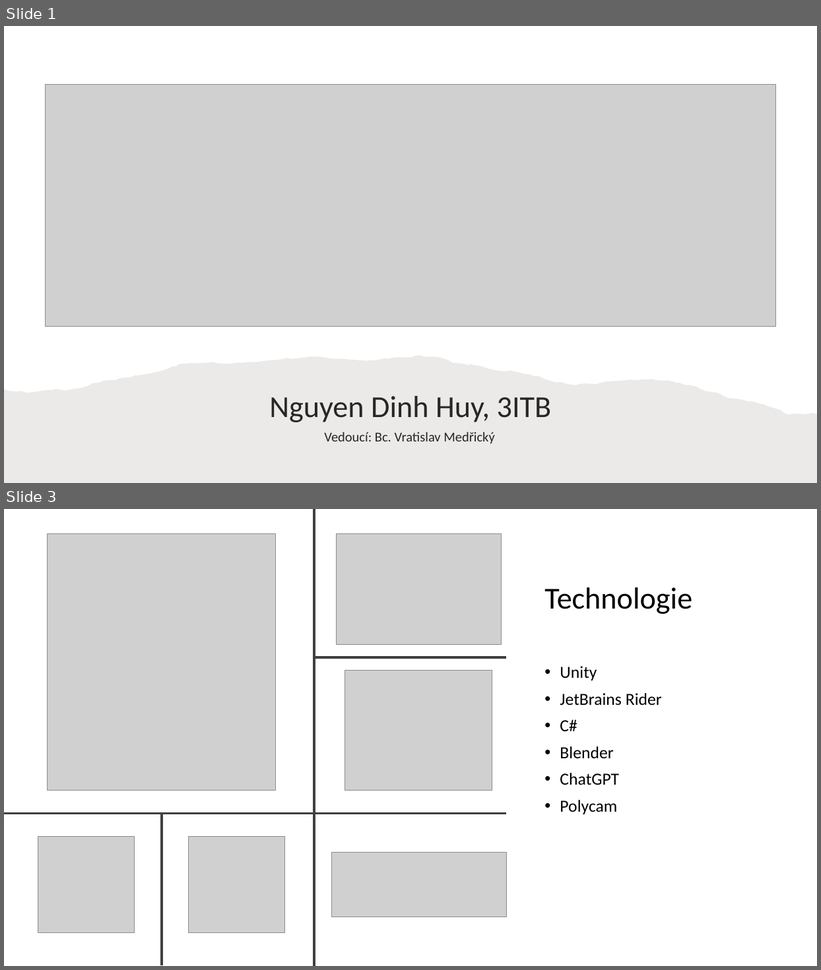
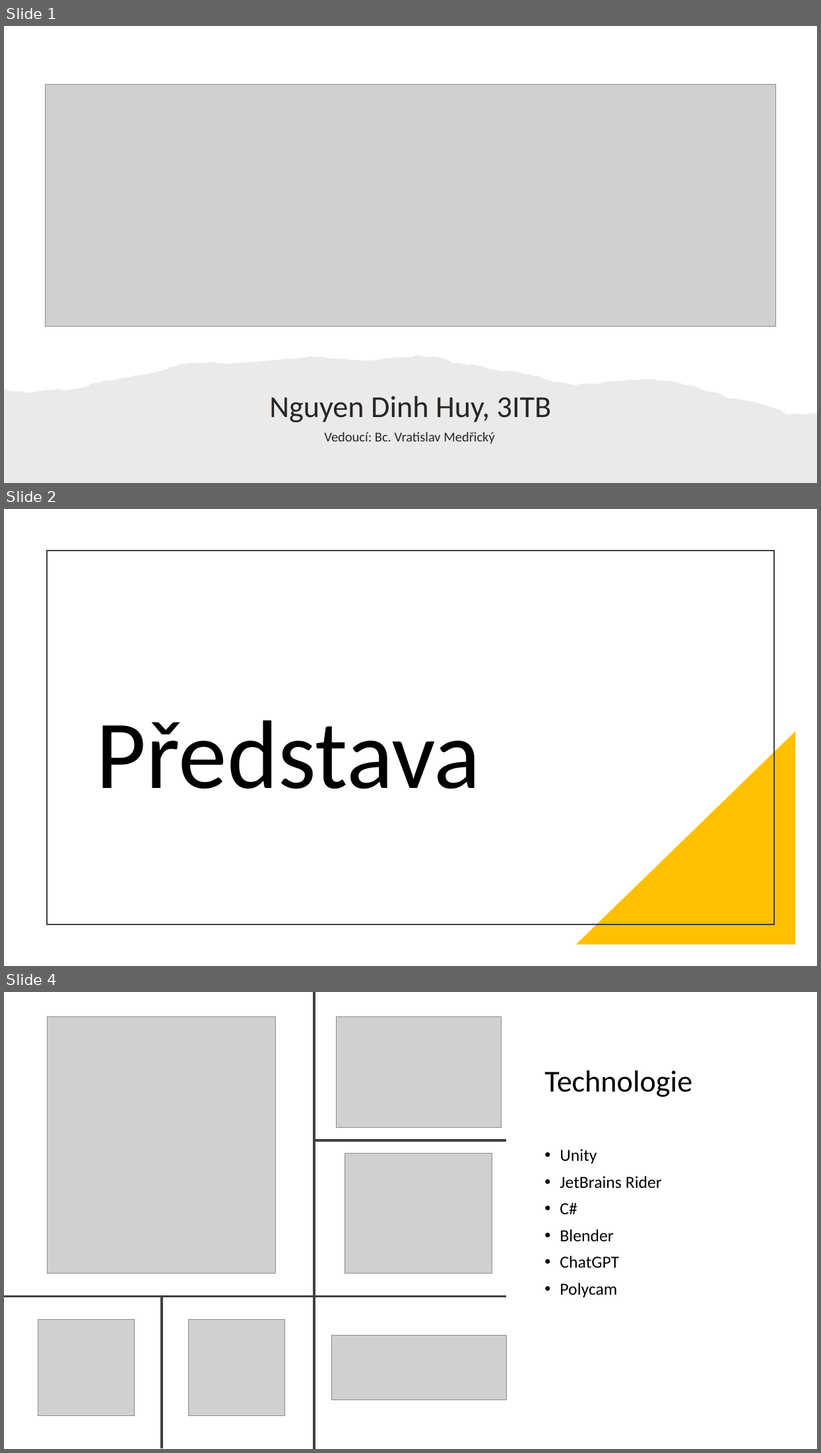
Before and after one commit to honzanugeta/VietnamecSimulator, a slide deck: VietnamecSimulator.pptx. Shown one above the other, each under a label of ours: slides 1 and 3 before the commit, slides 1, 2 and 4 after it; the slides between them are not shown. The pictures are 821x970 and 821x1453 pixels, drawn with LibreOffice and Linux fonts; fonts in the diff are those of the drawing; grey boxes stand for pictures. Boxes give left, top, right and bottom in pixels: in the first picture for what was removed or moved away, otherwise in the second. Text is boxed around its words. In the diff, an @@ line names an element or a change of style, - is before the commit and + after.

```diff
--- a/VietnamecSimulator.pptx
+++ b/VietnamecSimulator.pptx
@@ slide 2 added at <box>4,509,817,966</box>, background #FFFFFF @@
@@ rectangle added at <box>47,551,774,924</box>, outline #404040 1.5 pt @@
@@ title added at <box>96,720,481,789</box>, 115 pt, text #000000 @@
+Představa
@@ right triangle added at <box>576,731,796,945</box>, fill #FFC000 @@
@@ what was slide 3 is now slide 4 @@
```
Also in this commit, not shown: 1 slide changed, 1 other slide added, 1 slide removed.
